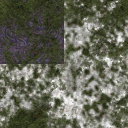
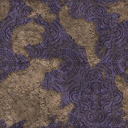
Layers edited between the first and the second 128px x 128px image:
hid group "y (grass)" (2 layers) over [0, 0, 128, 128]
showed group "y (rips)" (2 layers) over [0, 0, 128, 128]
painted on "Background" over [0, 0, 128, 128]
